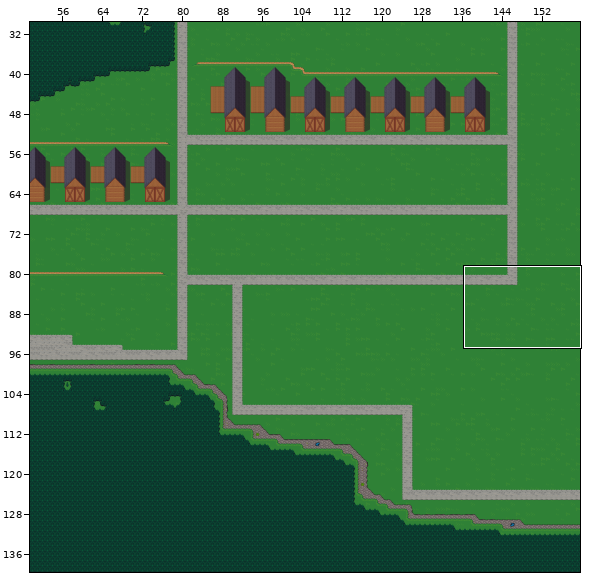
A Tiled map gets an edit: tiled/map-main.tmx. Above, an overview of the earlier version with the close-up marked.
Close-up. The starting point:
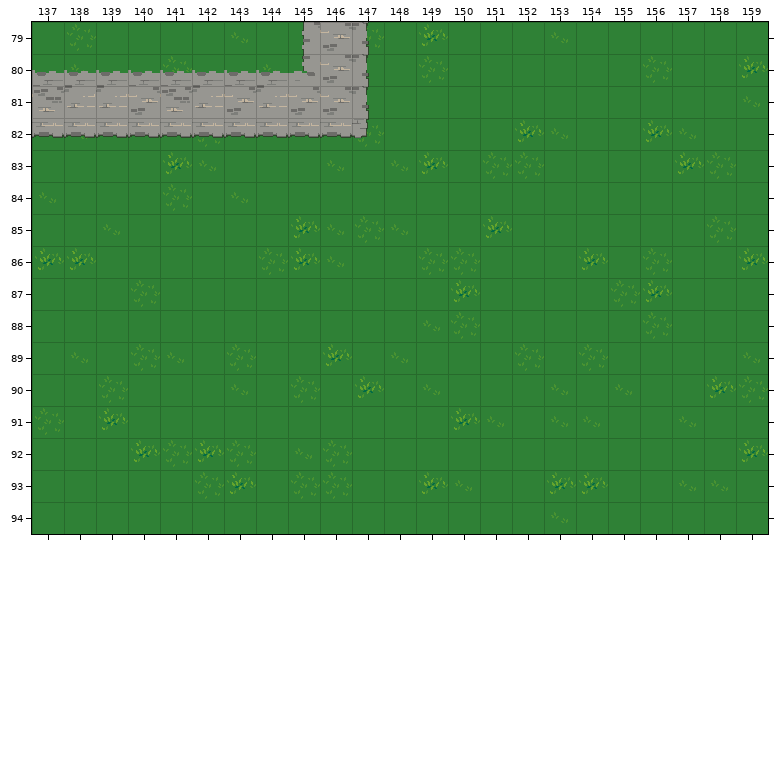
Cells are 32x32 px. Shown: x 137..159, y 79..94. The commit also changed other parts of the map, which this record leaves out.
Once edited:
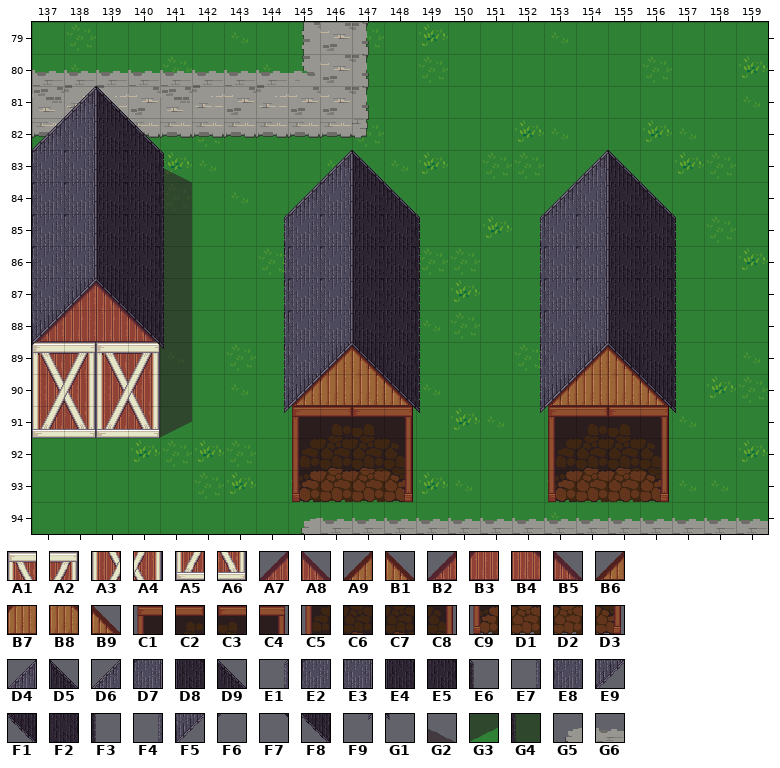
Key: from "LPC Barn": A1 110, A2 111, A3 142, A4 143, A5 174, A6 175, A7 339, A8 340, A9 349, B1 350, B2 370, B3 371, B4 372, B5 373, B6 380, B7 381, B8 382, B9 383, C1 412, C2 413, C3 414, C4 415, C5 444, C6 445, C7 446, C8 447, C9 476, D1 477, D2 478, D3 479, D4 526, D5 527, D6 557, D7 558, D8 559, D9 560, E1 588, E2 589, E3 590, E4 591, E5 592, E6 593, E7 620, E8 621, E9 622, F1 623, F2 624, F3 625, F4 652, F5 653, F6 654, F7 655, F8 656, F9 684, G1 689; from "LPC Shadows": G2 5, G3 10, G4 20; from "LPC Streets": G5 6, G6 7.
__ is an empty cell.
See-through tiles are keyed as they look on the map.
What changed:
Layer "Roads, Terrain":
y 94: x 145..159 __ __ __ __ __ __ __ __ __ __ __ __ __ __ __ -> G5 G6 G6 G6 G6 G6 G6 G6 G6 G6 G6 G6 G6 G6 G6
Layer "Buildings":
y 83: x 141 __ -> G2
y 84..86: x 141 __ -> G4
y 87: x 138..139 __ __ -> A7 A8; x 141 __ -> G4
y 88: x 137..141 __ __ __ __ __ -> B2 B3 B4 B5 G4
y 89: x 137..141 __ __ __ __ __ -> A1 A2 A1 A2 G4; x 146..147 __ __ -> A9 B1; x 154..155 __ __ -> A9 B1
y 90: x 137..141 __ __ __ __ __ -> A3 A4 A3 A4 G4; x 145..148 __ __ __ __ -> B6 B7 B8 B9; x 153..156 __ __ __ __ -> B6 B7 B8 B9
y 91: x 137..141 __ __ __ __ __ -> A5 A6 A5 A6 G3; x 145..148 __ __ __ __ -> C1 C2 C3 C4; x 153..156 __ __ __ __ -> C1 C2 C3 C4
y 92: x 145..148 __ __ __ __ -> C5 C6 C7 C8; x 153..156 __ __ __ __ -> C5 C6 C7 C8
y 93: x 145..148 __ __ __ __ -> C9 D1 D2 D3; x 153..156 __ __ __ __ -> C9 D1 D2 D3
Layer "Roofs":
y 81: x 138..139 __ __ -> D4 D5
y 82: x 137..140 __ __ __ __ -> D6 D7 D8 D9
y 83: x 137..141 __ __ __ __ __ -> E2 D7 D8 E5 E6; x 146..147 __ __ -> D4 D5; x 154..155 __ __ -> D4 D5
y 84: x 137..141 __ __ __ __ __ -> E2 D7 D8 E5 F3; x 145..148 __ __ __ __ -> D6 D7 D8 D9; x 153..156 __ __ __ __ -> D6 D7 D8 D9
y 85: x 137..141 __ __ __ __ __ -> E2 D7 D8 E5 F3; x 144..149 __ __ __ __ __ __ -> E1 E2 D7 D8 E5 E6; x 152..157 __ __ __ __ __ __ -> E1 E2 D7 D8 E5 E6
y 86: x 137..141 __ __ __ __ __ -> E2 E3 E4 E5 F3; x 144..149 __ __ __ __ __ __ -> E7 E2 D7 D8 E5 F3; x 152..157 __ __ __ __ __ __ -> E7 E2 D7 D8 E5 F3
y 87: x 137..141 __ __ __ __ __ -> E8 E9 F1 F2 F3; x 144..149 __ __ __ __ __ __ -> E7 E2 D7 D8 E5 F3; x 152..157 __ __ __ __ __ __ -> E7 E2 D7 D8 E5 F3
y 88: x 137..141 __ __ __ __ __ -> F5 F6 F7 F8 F3; x 144..149 __ __ __ __ __ __ -> E7 E2 E3 E4 E5 F3; x 152..157 __ __ __ __ __ __ -> E7 E2 E3 E4 E5 F3
y 89: x 137 __ -> F6; x 140..141 __ __ -> F7 G1; x 144..149 __ __ __ __ __ __ -> E7 E8 E9 F1 F2 F3; x 152..157 __ __ __ __ __ __ -> E7 E8 E9 F1 F2 F3
y 90: x 144..149 __ __ __ __ __ __ -> F4 F5 F6 F7 F8 F3; x 152..157 __ __ __ __ __ __ -> F4 F5 F6 F7 F8 F3
y 91: x 144..145 __ __ -> F9 F6; x 148..149 __ __ -> F7 G1; x 152..153 __ __ -> F9 F6; x 156..157 __ __ -> F7 G1
